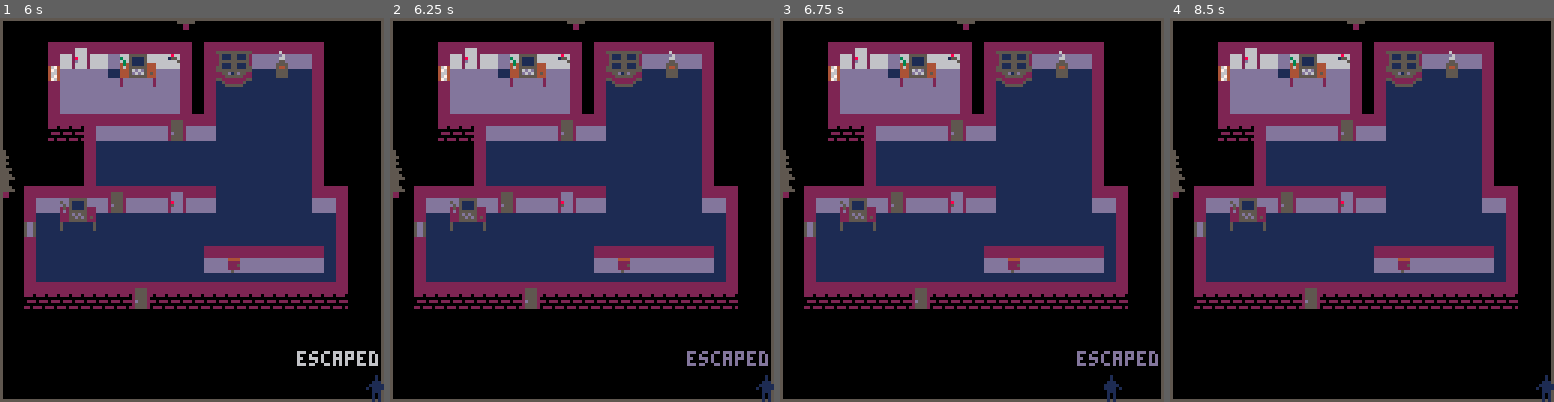
Above: before the commit, frames 1-4 (left to right).
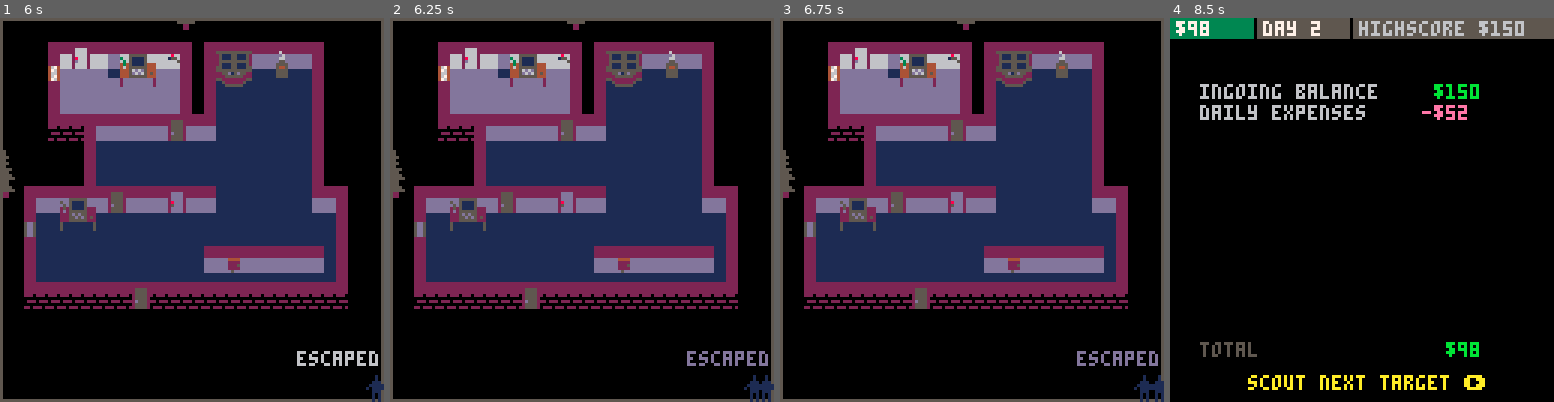
Above: after the commit, the same moments.

Repository: ironchestgames/pico-8-carts
Game: PICO-8 cartridge sneakystealy/v1.1/stealth.p8
The game is run twice, just before and just after one commit, with the same random seed, the same clock (stepped at 60 frames per second) and the same inputs.
Inputs:
- Up to frame 1 (6 s): tap X (X key) at 0.33, 0.7, 1.43, 2.58, 3.1, 3.62, 4.13, 4.65, 5.17, 5.68 s; tap O (Z key) at 1.07, 1.8, 2.43, 3.07, 3.7, 4.33, 4.97, 5.6 s; hold Right 2.33-3.33 s; hold Right 3.38-4.22 s; hold Up 4.27-4.67 s; hold Right 4.72-5.72 s; hold Down from 5.77 s (still down)
- Up to frame 2 (6.25 s): release Down at 6.1 s; hold Left from 6.15 s (still down); tap X (X key) at 6.2 s; tap O (Z key) at 6.23 s
- Up to frame 3 (6.75 s): keep holding Left; tap X (X key) at 6.72 s
- Up to frame 4 (8.5 s): tap O (Z key) at 6.87, 7.5, 8.13 s; release Left at 6.98 s; hold Right 7.03-8.03 s; tap X (X key) at 7.23, 7.75, 8.27 s; hold Right from 8.08 s (still down)

Frame 1 is identical in both runs. In frame 2, 0.1% of the frame differs, in the area x 92-97%, y 92-100%; in frame 3, 0.4%; in frame 4, 59%, in the area x 0-100%, y 0-100%.

Commit message:
stealth - add unescaping

Diff:
--- a/sneakystealy/v1.1/stealth.p8
+++ b/sneakystealy/v1.1/stealth.p8
@@ -20,8 +20,6 @@
 --[[
 
 todo
-
-- unescape
 
 - remove fog for when turning off camera in camcontrol
 
@@ -1207,7 +1205,14 @@
     _p.i=_p.i^^1
     if _p.i == 0 then
      add(msgs,{_p.x,_p.y,'.',1,15})
-    end
+    elseif #escapedplayers > 0 then
+     local _ep=escapedplayers[1]
+     add(msgs,{_ep.x,_ep.y,'\x97 unescape ',1,23})
+    end
+   end
+
+   if btnp(5) and _p.i == 1 and #escapedplayers > 0 then
+    add(players,del(escapedplayers,escapedplayers[1]))
    end
 
    -- input
@@ -1837,12 +1842,12 @@
 
 
   -- draw fog
-  -- for _i=0,arslen do
-  --  if not fog[_i] then
-  --   local _x,_y=(_i&31)*4,(_i\32)*4
-  --   rectfill(_x,_y,_x+3,_y+3,0)
-  --  end
-  -- end
+  for _i=0,arslen do
+   if false and not fog[_i]  then
+    local _x,_y=(_i&31)*4,(_i\32)*4
+    rectfill(_x,_y,_x+3,_y+3,0)
+   end
+  end
 
   -- draw messages
   local _coli=1
